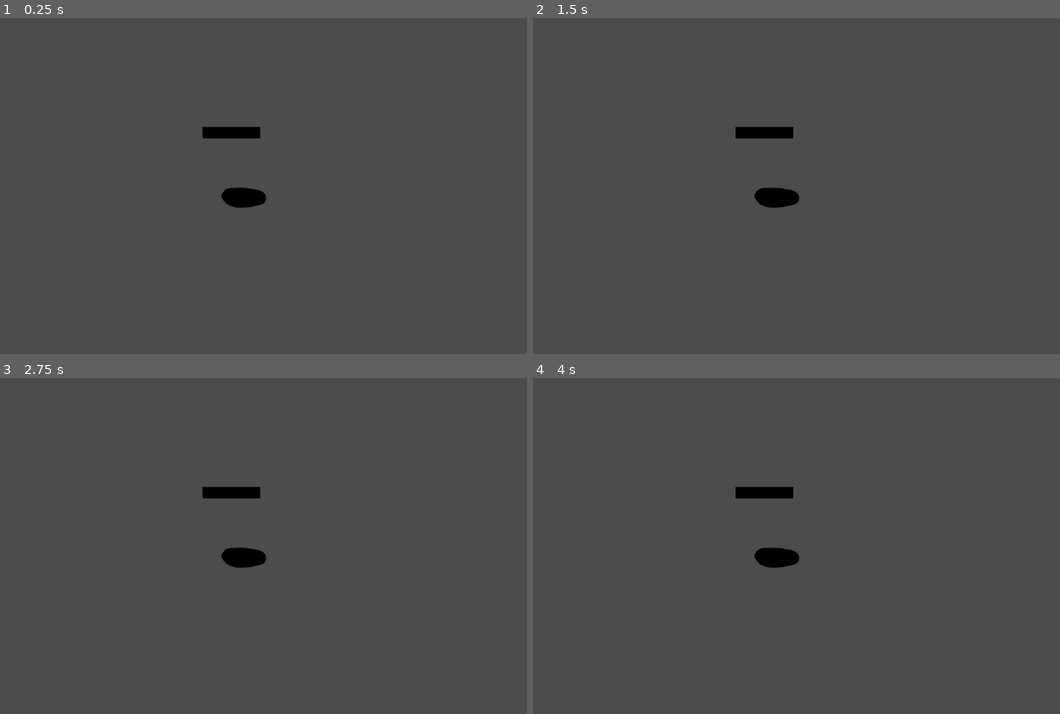
Above: before the commit, frames 1-4 (two rows, left to right).
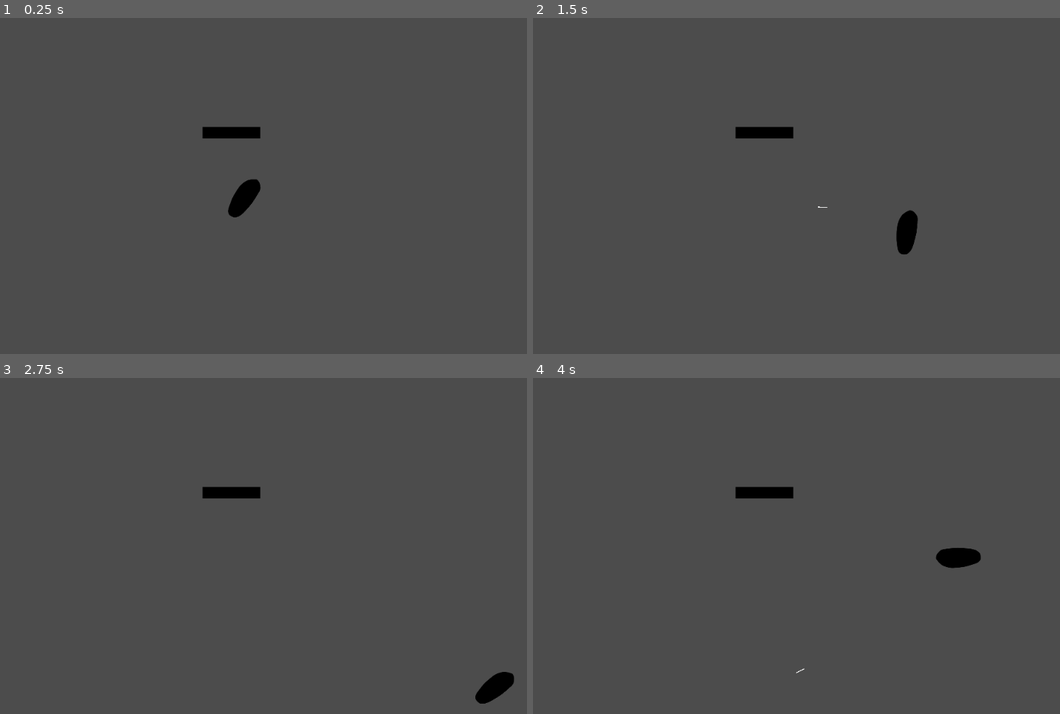
Above: after the commit, the same moments.

Repository: CyborgSquirrel/bepis-mula
Game: Godot game, scene res://Scenes/Main.tscn
Two runs of this game, one before a commit and one after it. Both use one fixed random seed, a clock stepped at 60 frames per second and the inputs below.
Inputs (mouse positions are in pixels of both pictures, inside the frame that each line leads up to):
- Up to frame 1 (0.25 s): no input
- Up to frame 2 (1.5 s): tap Enter at 0.5 s; move the mouse to (917, 165) at 0.52 s; press the mouse at (917, 165) at 0.53 s; hold D (char_right) 0.53-1.28 s; move the mouse to (670, 199) at 1.27 s; release the mouse at (670, 199) at 1.28 s; hold S (char_down) from 1.28 s (still down); click (670, 199) at 1.35 s
- Up to frame 3 (2.75 s): move the mouse to (310, 468) at 2.02 s; release S (char_down) at 2.03 s; press the mouse at (310, 468) at 2.03 s; hold D (char_right) from 2.03 s (still down)
- Up to frame 4 (4 s): move the mouse to (759, 613) at 2.77 s; release D (char_right) at 2.78 s; release the mouse at (759, 613) at 2.78 s; hold W (char_up) 2.78-3.53 s; click (759, 613) at 2.85 s; move the mouse to (965, 596) at 3.52 s; press the mouse at (965, 596) at 3.53 s; hold A (char_left) from 3.53 s (still down)

The runs differ from the first frame. In frame 1, 0.4% of the frame differs, in the area x 42-51%, y 47-60%; in frame 2, 0.8%; in frame 3, 0.8%; in frame 4, 0.8%, in the area x 42-86%, y 50-88%.
Error before the commit: Parse Error: Can't preload resource at path: res://Mini Scenes/Bullet.tscn (res://Scripts/Player.gd:9)

Commit message:
Actually fixed bullet scene script

Diff:
--- a/Mini Scenes/Bullet.tscn
+++ b/Mini Scenes/Bullet.tscn
@@ -1,7 +1,8 @@
 [gd_scene load_steps=4 format=2]
 
-[ext_resource path="res://Mini Scenes/Bullet.gd" type="Script" id=1]
+[ext_resource path="res://Scripts/Bullet.gd" type="Script" id=1]
 [ext_resource path="res://Textures/Source/bullet.png" type="Texture" id=2]
+
 
 [sub_resource type="RectangleShape2D" id=1]
 
--- a/Scenes/Main.tscn
+++ b/Scenes/Main.tscn
@@ -9,7 +9,7 @@
 custom_solver_bias = 0.0
 extents = Vector2( 38.5514, 12.71 )
 
-[node name="Main" type="Node2D"]
+[node name="Main" type="Node2D" index="0"]
 
 [node name="Bullets" type="Node2D" parent="." index="0"]
 
